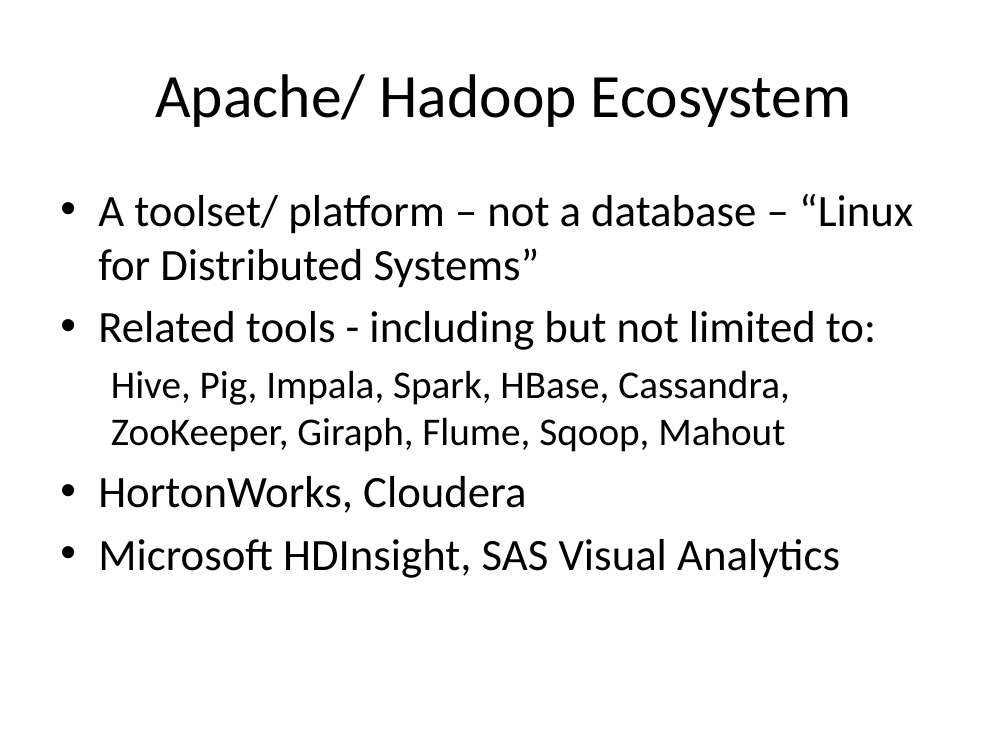
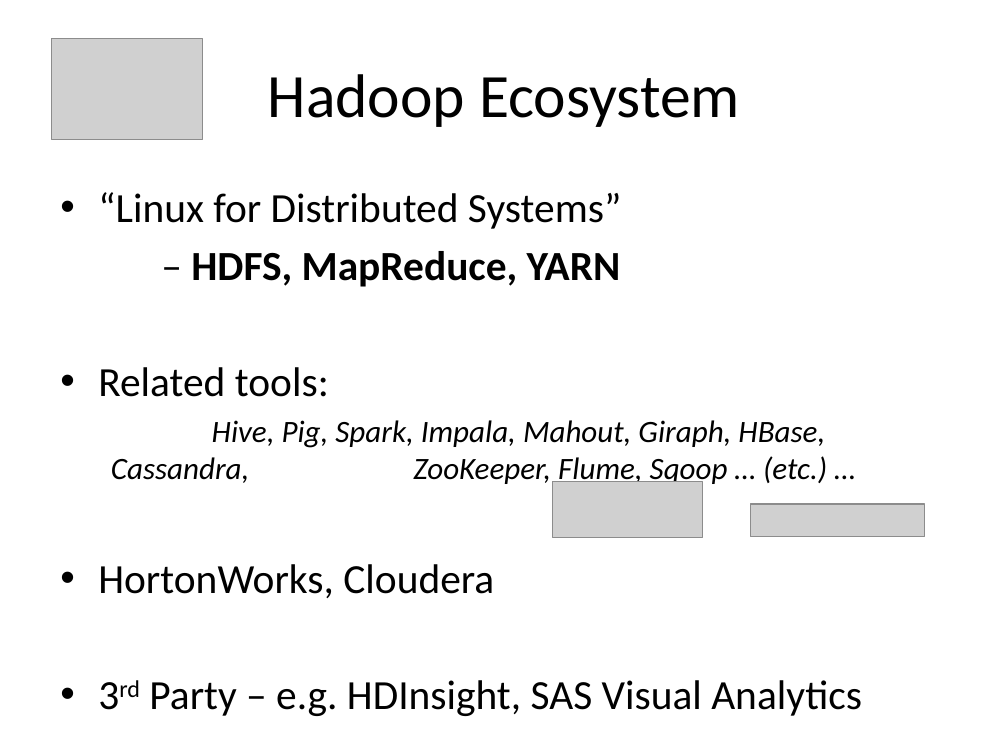
Before and after one commit to alexdgarland/database-demos, a slide deck: slide 54 of Slides/Not Only SQL - Picking A Database for DotNET.pptx (slide 53 before the commit). Drawn at 1008x756 pixels with LibreOffice and Linux fonts; fonts in the diff are those of the drawing; grey boxes stand for pictures. Boxes give left, top, right and bottom in pixels: in the first picture for what was removed or moved away, otherwise in the second. Text is boxed around its words. In the diff, an @@ line names an element or a change of style, - is before the commit and + after.

Commit message:
Update slides

```diff
--- a/Slides/Not Only SQL - Picking A Database for DotNET.pptx
+++ b/Slides/Not Only SQL - Picking A Database for DotNET.pptx
@@ picture added at (x1=51, y1=38, x2=203, y2=139) @@
@@ title at (x1=268, y1=74, x2=740, y2=127): text changed @@
-Apache/ Hadoop Ecosystem
+Hadoop Ecosystem
@@ text at (x1=98, y1=192, x2=827, y2=487): text changed; size 32 to 22.2 pt; italic on @@
-• A toolset/ platform – not a database – “Linux for Distributed Systems”
-• Related tools - including but not limited to:
-  Hive, Pig, Impala, Spark, HBase, Cassandra, ZooKeeper, Giraph, Flume, Sqoop, Mahout
+• “Linux for Distributed Systems”
+– HDFS, MapReduce, YARN
+• Related tools:
+  Hive, Pig, Spark, Impala, Mahout, Giraph, HBase, Cassandra, ZooKeeper, Flume, Sqoop … (etc.) …
@@ picture added at (x1=552, y1=481, x2=702, y2=537) @@
@@ picture added at (x1=750, y1=504, x2=924, y2=536) @@
@@ text at (x1=98, y1=564, x2=494, y2=598): size 32 to 29.6 pt in "HortonWorks, Cloudera" @@
@@ text at (x1=149, y1=680, x2=862, y2=716): text changed; size 32 to 29.6 pt @@
-• Microsoft HDInsight, SAS Visual Analytics
+• 3rd Party – e.g. HDInsight, SAS Visual Analytics
```
Also in this commit, not shown: 7 other slides changed, 2 slides added, 1 slide removed.
